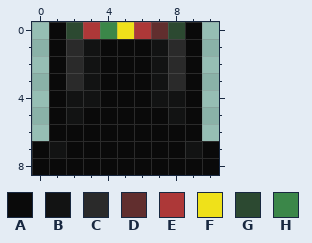
Pixel-art sprite: Items/Vanities/Jotaro200000YenPants.png. The picture above was drawn from the file before the commit.
The file is 22x18 pixels, drawn in blocks of 2x2; one block is one cell here. Colours within 5 levels of each other are drawn and written as one.
Palette (. is transparent): A #0a0a0a  B #121313  C #2a2a2a  D #612e2e  E #ad3838  F #efe11a  G #2c4931  H #3b8749
New version:
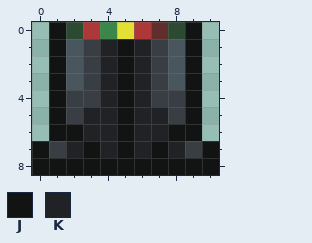
Colours new in this view: J #121313  K #212226
Message: Jotaro Vanity Resprite;
The edit:
@@ palette @@
-B #121313
+B #393d44
-C #2a2a2a
+C #49565e
-F #efe11a
+F #e3df34
@@ x 0..10 @@
-0 .AGEHFEDGA.
-1 .ACBAAABCA.
-2 .ACBAAABCA.
-3 .ACBAAABCA.
-4 .ABBAAABBA.
-5 .ABAAAAABA.
-6 .AAAAAAAAA.
-7 ABAAAAAAABA
-8 AAAAAAAAAAA
+0 .JGEHFEDGJ.
+1 .JCBKJKBCJ.
+2 .JCBKJKBCJ.
+3 .JCBKJKBCJ.
+4 .JBBKJKBBJ.
+5 .JBKKJKKBJ.
+6 .JJKKJKKJJ.
+7 JBKJKJKJKBJ
+8 JJJJJJJJJJJ
Where, in picture pixels (left, top, right, bottom), the same in both pictures:
changed: (32, 22, 219, 175)
